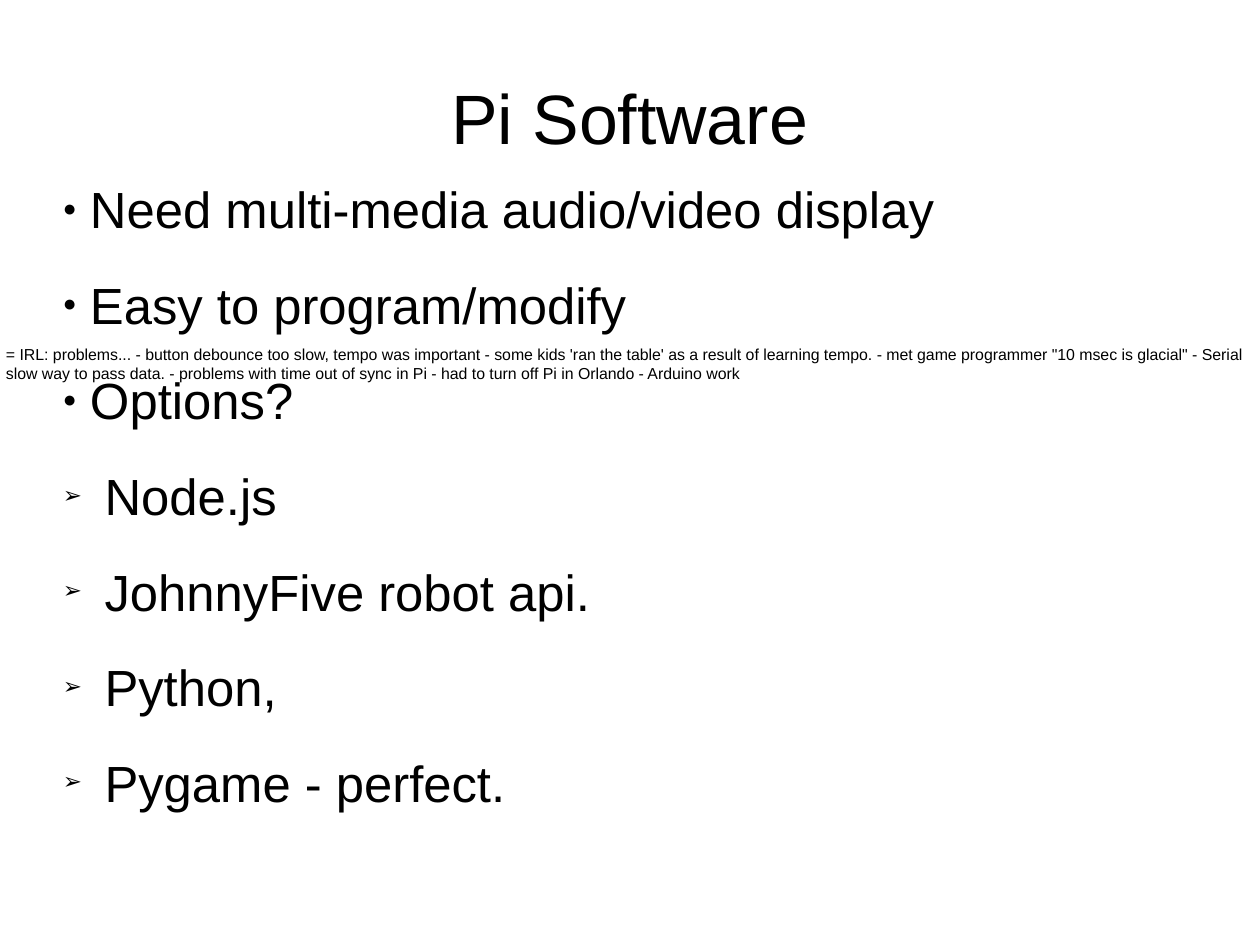
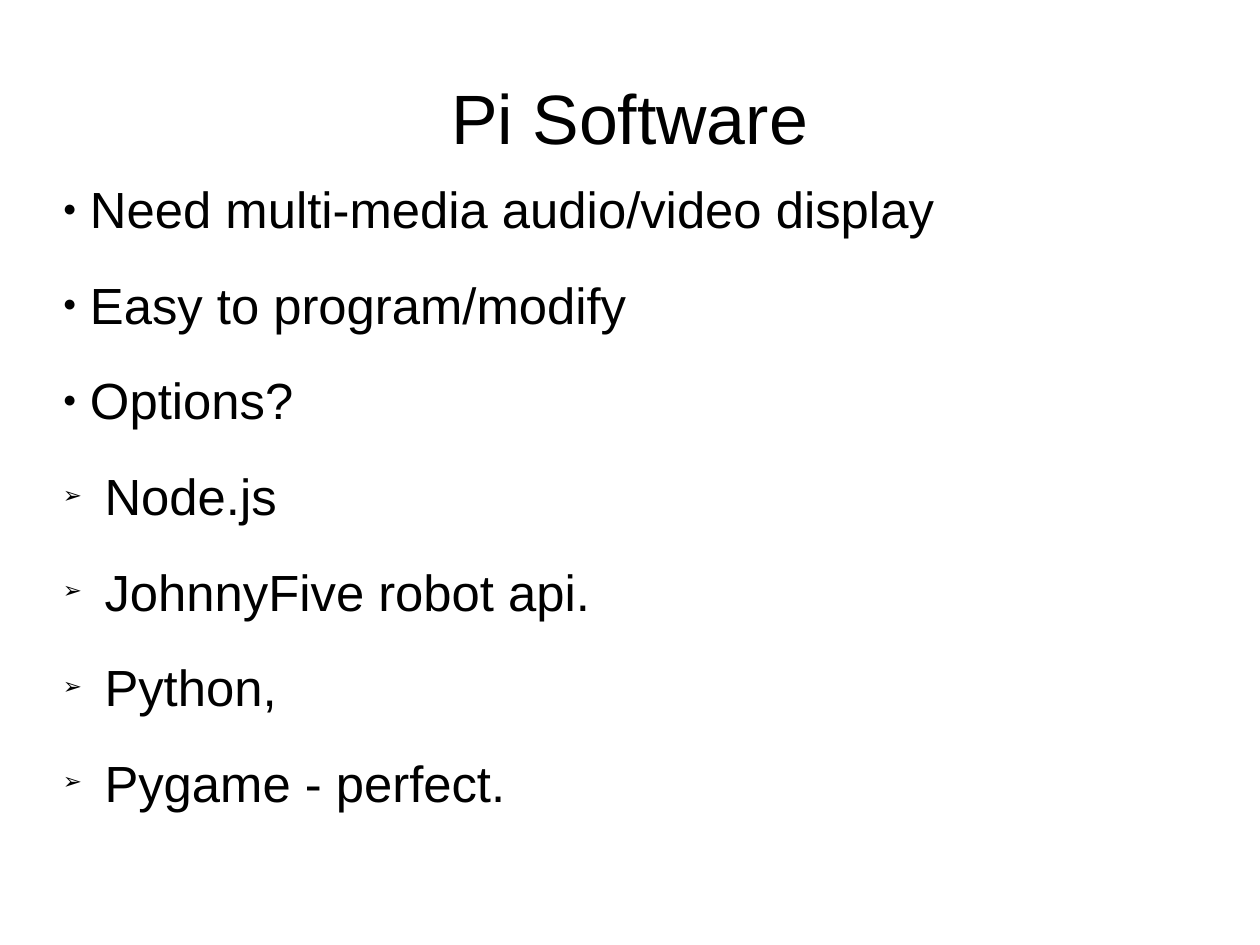
Before and after one commit to scottjames/LightArcade, a slide deck: slide 25 of docs/presentation-slides/LigthArcade.odp (slide 24 before the commit). Drawn at 1260x945 pixels with LibreOffice and Linux fonts; fonts in the diff are those of the drawing. Boxes give left, top, right and bottom in pixels: in the first picture for what was removed or moved away, otherwise in the second. Text is boxed around its words. In the diff, an @@ line names an element or a change of style, - is before the commit and + after.

Commit message:
update slides

```diff
--- a/docs/presentation-slides/LigthArcade.odp
+++ b/docs/presentation-slides/LigthArcade.odp
@@ text removed at <box>6,348,1243,383</box> @@
-= IRL: problems... - button debounce too slow, tempo was important - some kids 'ran the table' as a result of learning tempo. - met game programmer "10 msec is glacial" - Serial slow way to pass data. - problems with time out of sync in Pi - had to turn off Pi in Orlando - Arduino work
```
Also in this commit, not shown: 6 other slides changed, 1 slide added.
